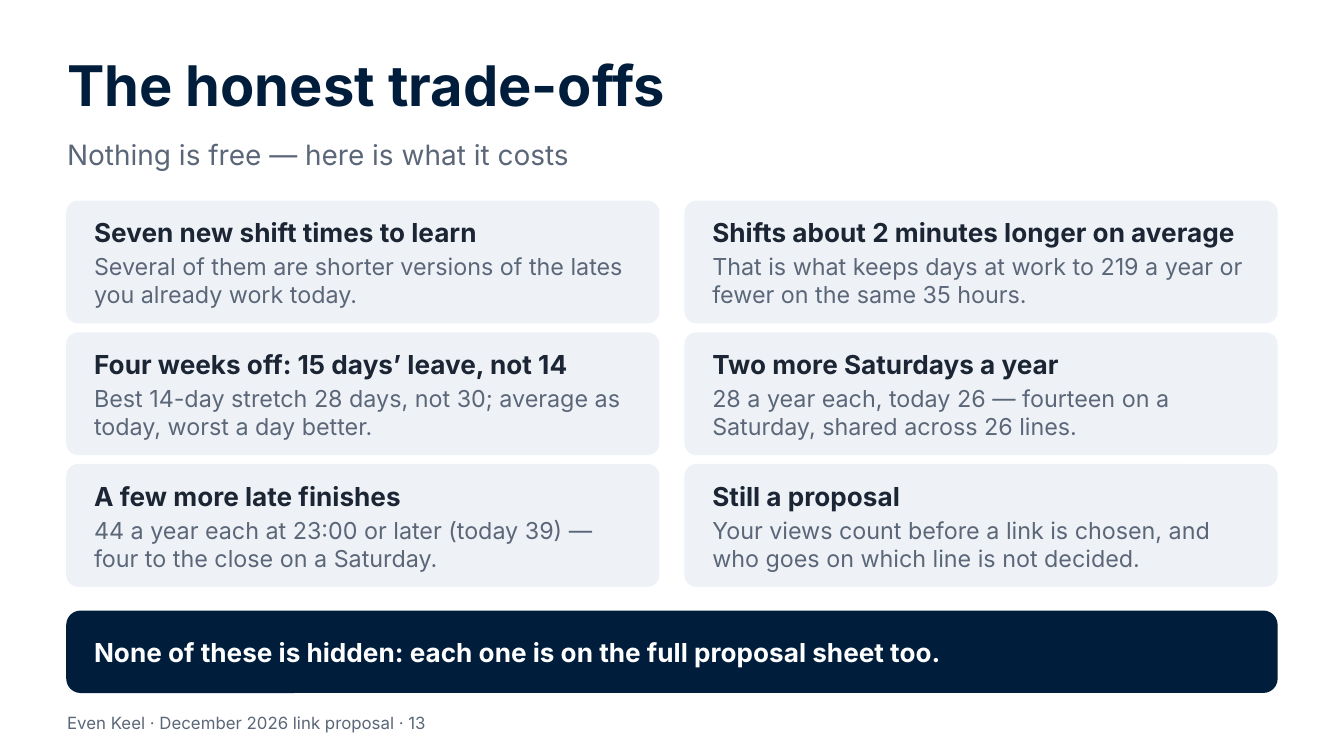
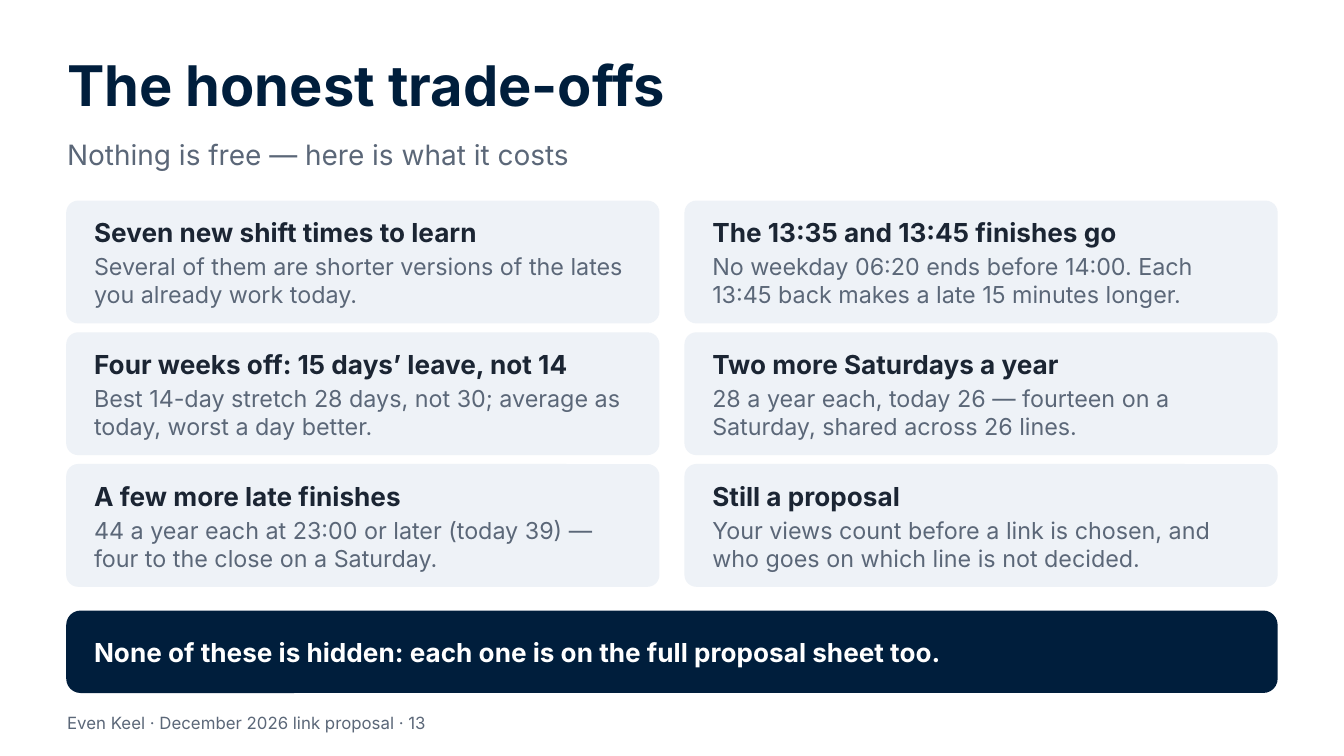
Before and after one commit to Garethdavidmiller/roster-app, a slide deck: slide 13 of docs/links-26/presentations/Even-Keel-for-colleagues.pptx. Drawn at 1344x756 pixels with LibreOffice and Linux fonts; fonts in the diff are those of the drawing. Boxes give left, top, right and bottom in pixels: in the first picture for what was removed or moved away, otherwise in the second. Text is boxed around its words. In the diff, an @@ line names an element or a change of style, - is before the commit and + after.

```diff
--- a/docs/links-26/presentations/Even-Keel-for-colleagues.pptx
+++ b/docs/links-26/presentations/Even-Keel-for-colleagues.pptx
@@ text at [712,222,1117,248]: text changed @@
-Shifts about 2 minutes longer on average
+The 13:35 and 13:45 finishes go
@@ text at [712,257,1192,308]: text changed @@
-That is what keeps days at work to 219 a year or fewer on the same 35 hours.
+No weekday 06:20 ends before 14:00. Each 13:45 back makes a late 15 minutes longer.
```
Also in this commit, not shown: 1 other slide changed, 14 other files.
